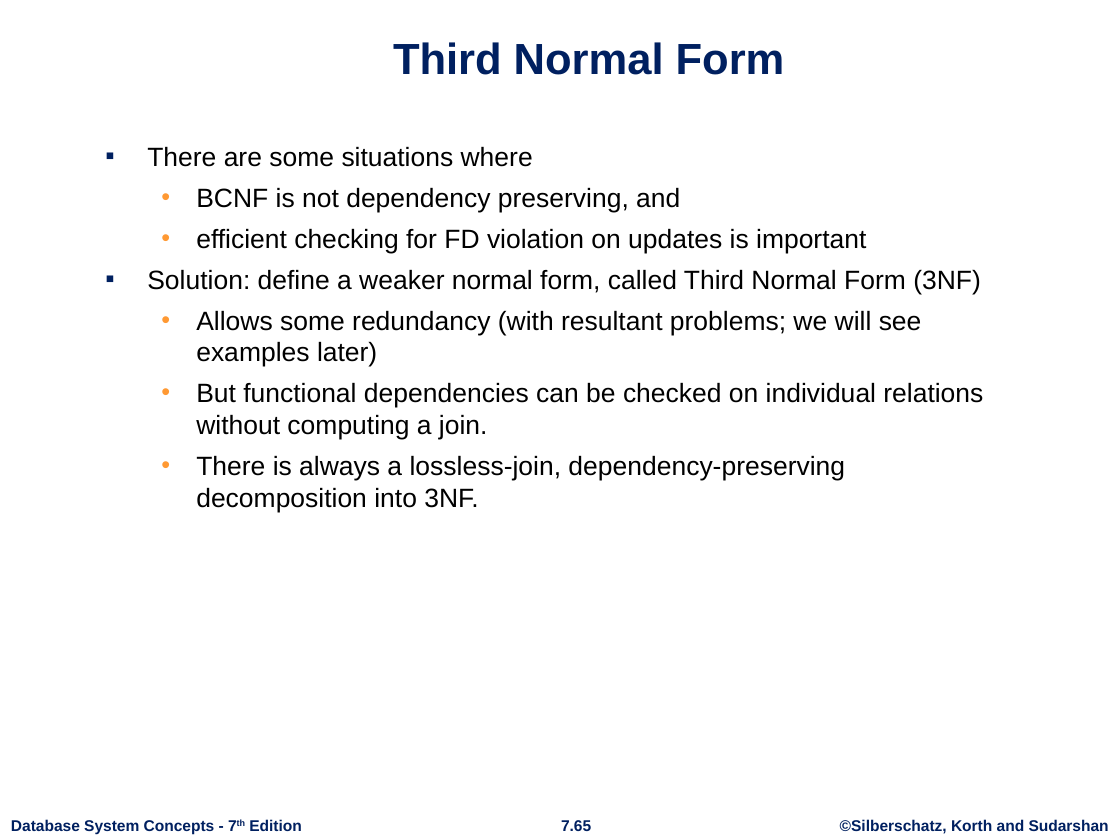
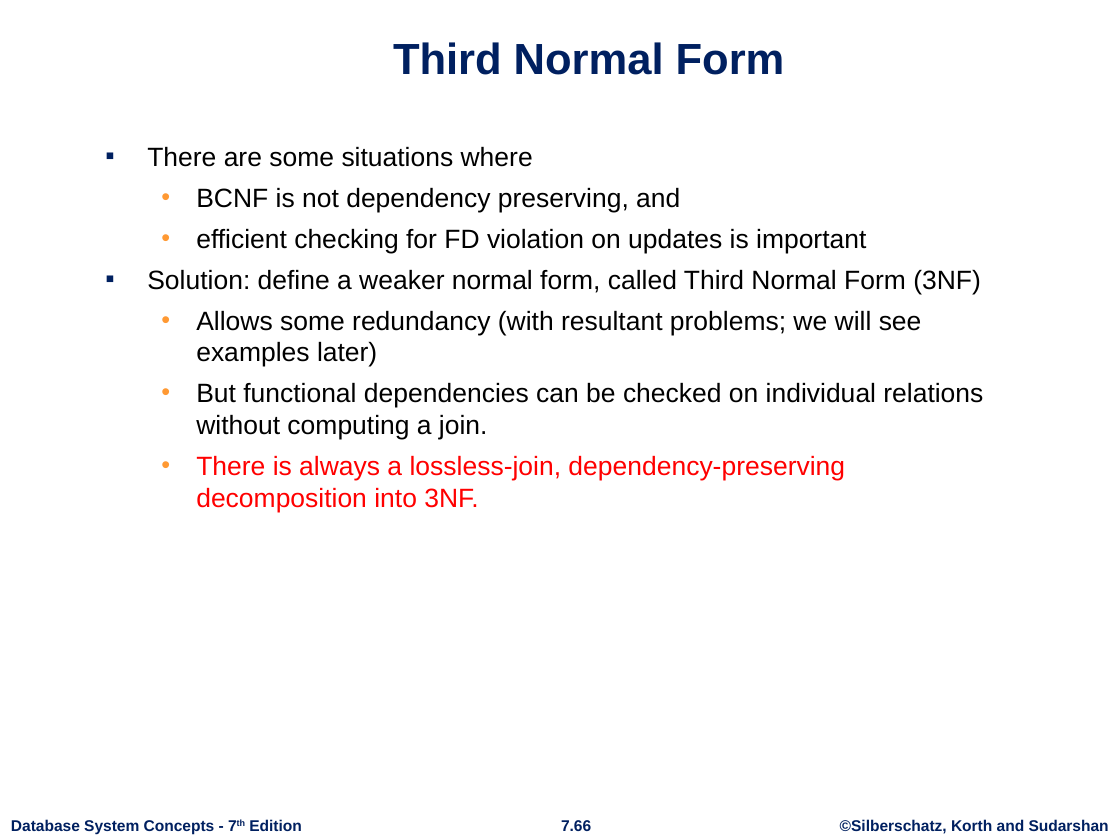
Before and after one commit to FergieLigaLlj/CISC3000-Introduction-to-Data-Base-Systems, a slide deck: slide 66 of Lecture Notes/ch7.pptx (slide 65 before the commit). Drawn at 1120x840 pixels with LibreOffice and Linux fonts; fonts in the diff are those of the drawing; background and template pictures are left out. Boxes give left, top, right and bottom in pixels: in the first picture for what was removed or moved away, otherwise in the second. Text is boxed around its words. In the diff, an @@ line names an element or a change of style, - is before the commit and + after.

```diff
--- a/Lecture Notes/ch7.pptx
+++ b/Lecture Notes/ch7.pptx
@@ text at box(196, 455, 845, 512): text colour #000000 to #FF0000 in "There is always a lossless-join, dependency-preserving decom ..." @@
```
Also in this commit, not shown: 12 other slides changed, 1 slide added, 21 other files.
